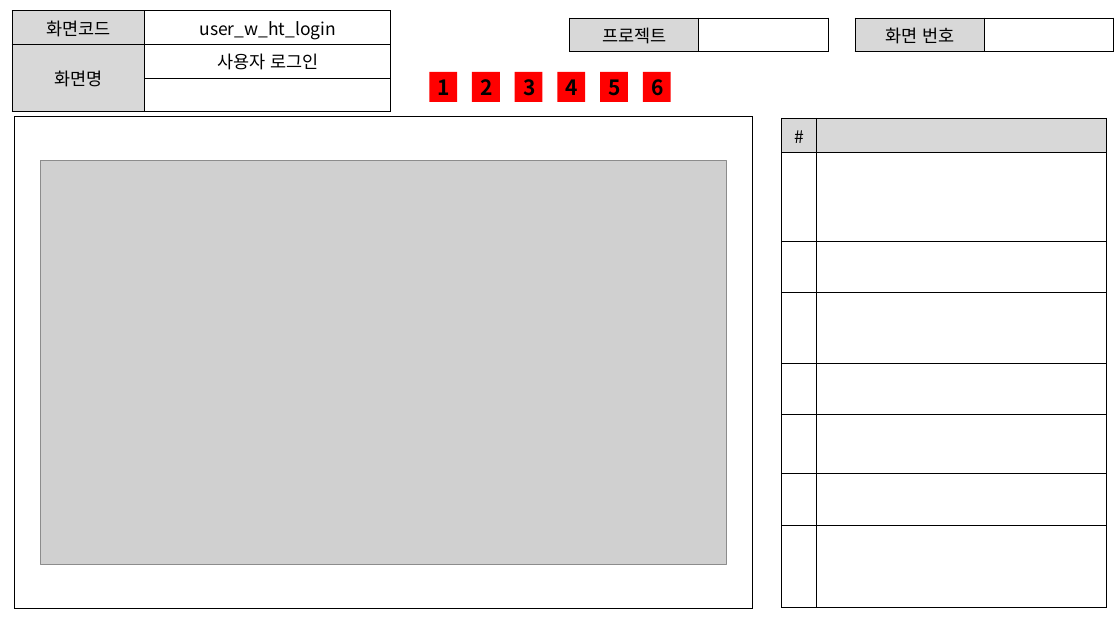
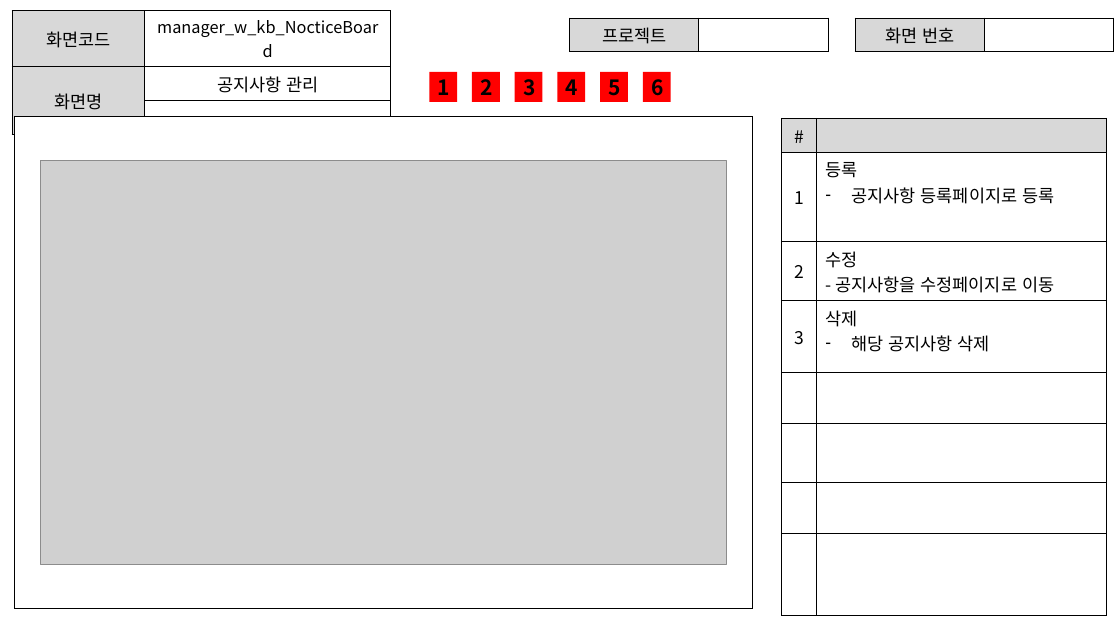
Before and after one commit to ezenteam2/EzenCrowdFunding, a slide deck: slide 13 of project03 화면설계서/project03 - 화면 설계서 - 기범.pptx (slide 8 before the commit). Drawn at 1120x630 pixels with LibreOffice and Linux fonts; fonts in the diff are those of the drawing; grey boxes stand for pictures. Boxes give left, top, right and bottom in pixels: in the first picture for what was removed or moved away, otherwise in the second. Text is boxed around its words. In the diff, an @@ line names an element or a change of style, - is before the commit and + after.

```diff
--- a/project03 화면설계서/project03 - 화면 설계서 - 기범.pptx
+++ b/project03 화면설계서/project03 - 화면 설계서 - 기범.pptx
@@ table at [12,11,391,114] @@
-row 1, column 2: user_w_ht_login
+row 1, column 2: manager_w_kb_NocticeBoard
-row 2, column 2: 사용자 로그인
+row 2, column 2: 공지사항 관리
@@ table at [782,118,1107,607] @@
+row 2: 1 | 등록 / 공지사항 등록페이지로 등록
+row 3: 2 | 수정 / - 공지사항을 수정페이지로 이동
+row 4: 3 | 삭제 / 해당 공지사항 삭제
-row 6:  | 
-row 7:  | 
-row 8:  | 
```
Also in this commit, not shown: 7 other slides changed, 12 slides added, 8 other files.
